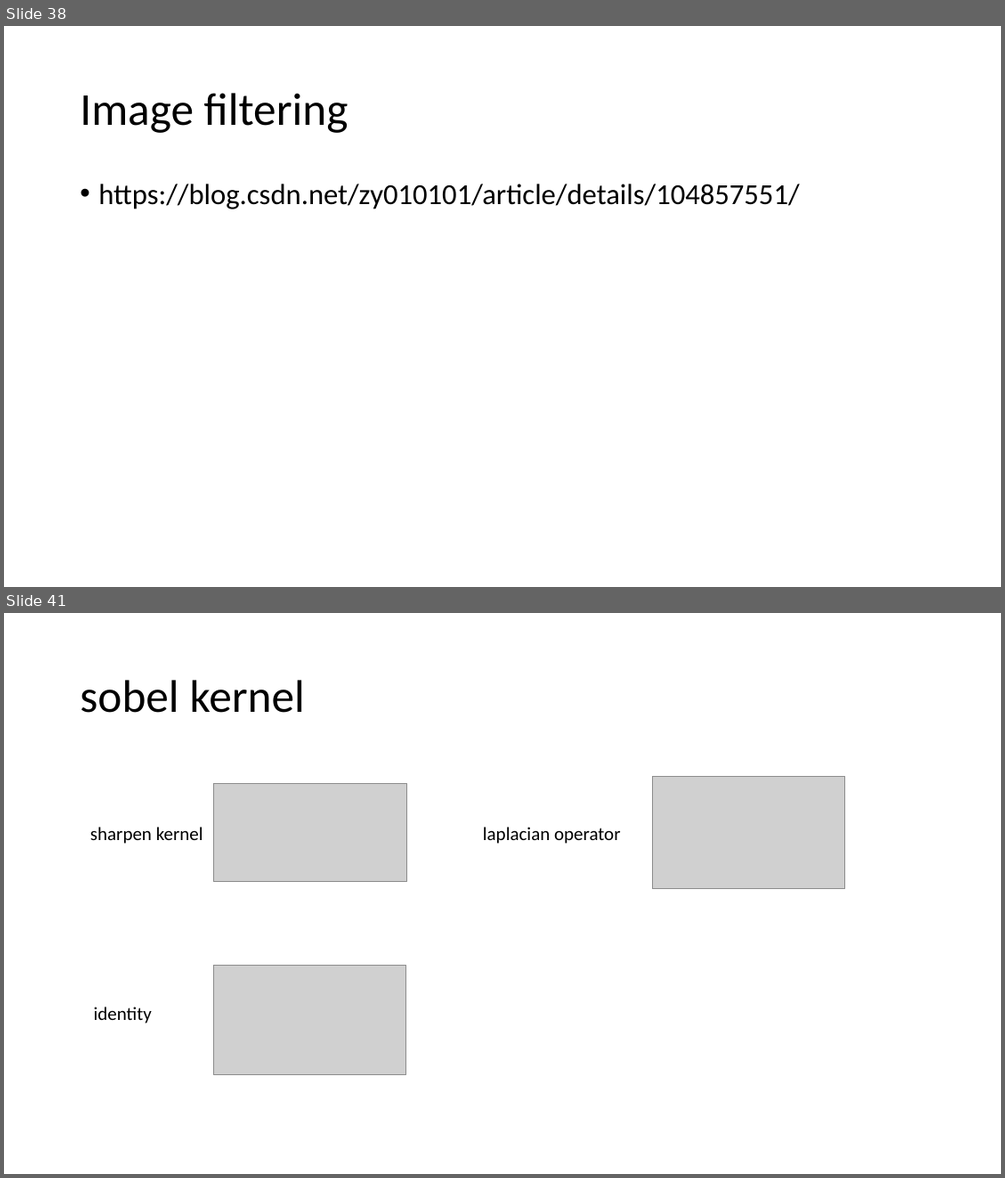
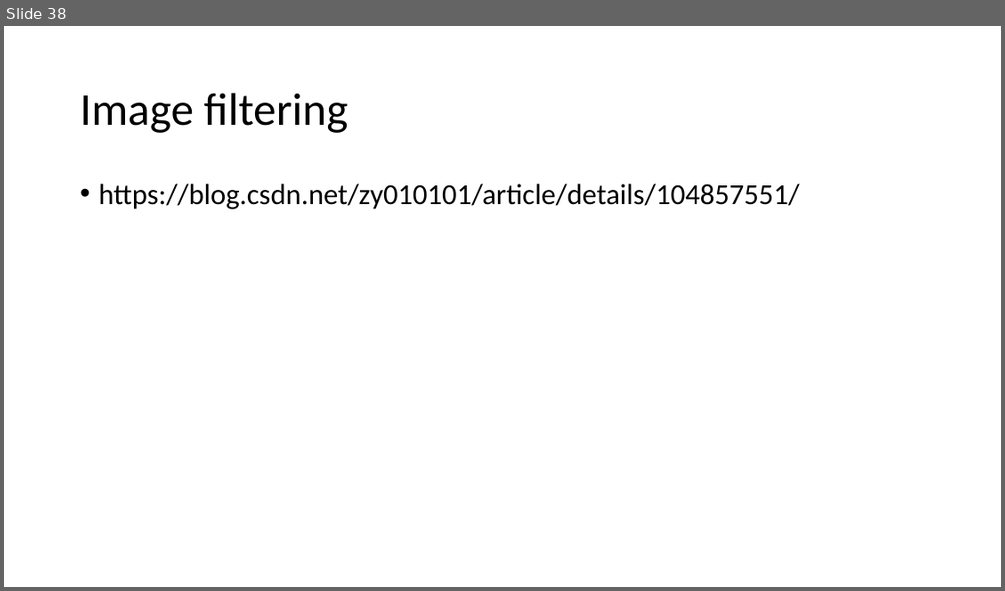
Before and after one commit to limax2008/Image-Processing-class2020, a slide deck: PPT/4th_class_Intensity_Transformation_and_Spatial_Filtering2020.9.22.pptx. Shown one above the other, each under a label of ours: slides 38 and 41 before the commit, slide 38 after it; the slides between them are not shown. The pictures are 1005x1178 and 1005x591 pixels, drawn with LibreOffice and Linux fonts; fonts in the diff are those of the drawing; grey boxes stand for pictures. Boxes give left, top, right and bottom in pixels: in the first picture for what was removed or moved away, otherwise in the second. Text is boxed around its words. In the diff, an @@ line names an element or a change of style, - is before the commit and + after.

```diff
--- a/PPT/4th_class_Intensity_Transformation_and_Spatial_Filtering2020.9.22.pptx
+++ b/PPT/4th_class_Intensity_Transformation_and_Spatial_Filtering2020.9.22.pptx
@@ slide 41 removed at <box>4,613,1001,1174</box>, background #FFFFFF @@
@@ title removed at <box>80,680,305,713</box> @@
-sobel kernel
@@ picture removed at <box>213,784,406,882</box> @@
@@ picture removed at <box>652,777,844,889</box> @@
@@ text removed at <box>90,827,203,844</box> @@
-sharpen kernel
@@ text removed at <box>483,827,620,844</box> @@
-laplacian operator
@@ picture removed at <box>213,965,406,1075</box> @@
@@ text removed at <box>94,1006,152,1023</box> @@
-identity
```
Also in this commit, not shown: 2 other slides removed, 3 other files.
